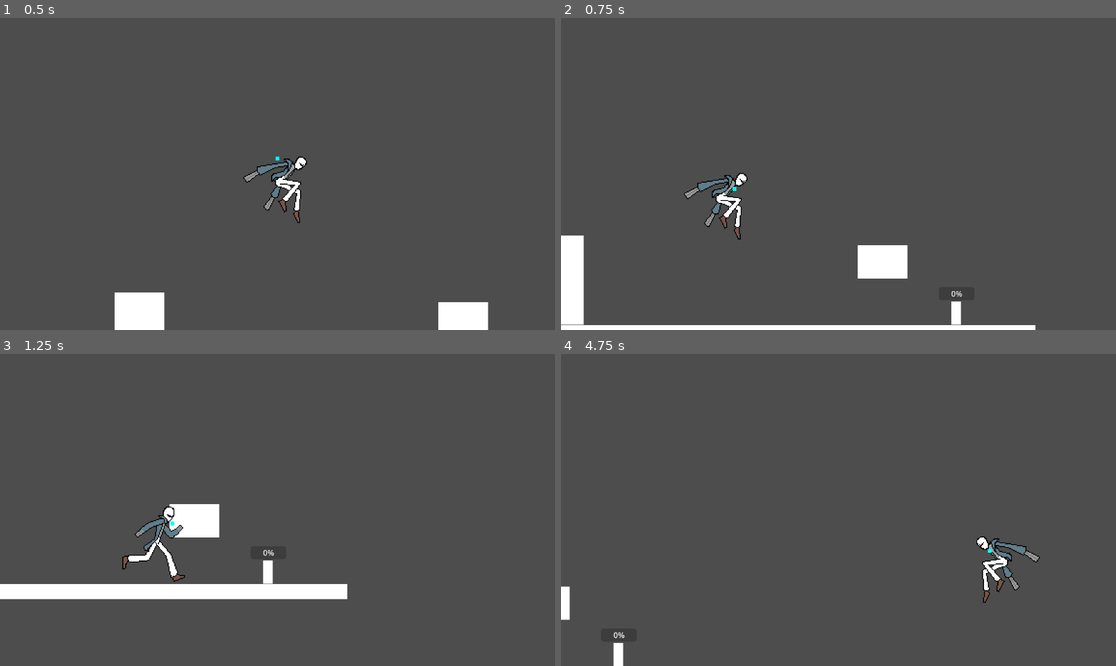
Above: before the commit, frames 1-4 (two rows, left to right).
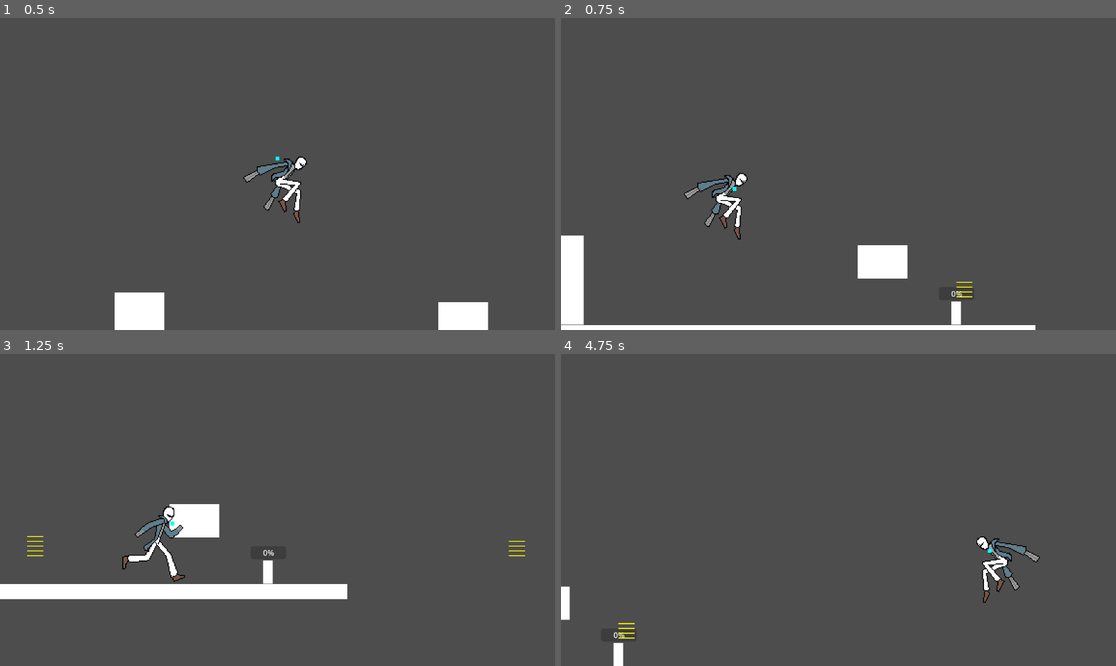
Above: after the commit, the same moments.

Repository: cruel-unusual-media/shotgun-hands
Game: Godot game, scene res://Levels/Playground/playground_player_test.tscn
Two runs of this game, one before a commit and one after it. Both use one fixed random seed, a clock stepped at 60 frames per second and the inputs below. This scene is started directly instead of the project's main scene.
Inputs (mouse positions are in pixels of both pictures, inside the frame that each line leads up to):
- Up to frame 1 (0.5 s): no input
- Up to frame 2 (0.75 s): move the mouse to (960, 158) at 0.52 s; hold D (move_right) from 0.53 s (still down); tap F (fire_melee) at 0.6 s
- Up to frame 3 (1.25 s): keep holding D (move_right); tap W (move_jump) at 0.77 s
- Up to frame 4 (4.75 s): move the mouse to (727, 525) at 1.27 s; click (727, 525) at 1.35 s; tap W (move_jump) at 1.52, 3.02, 3.77, 4.52 s; tap F (fire_melee) at 1.55, 2.1, 3.05, 3.8, 4.35 s; move the mouse to (894, 441) at 2.02 s; release D (move_right) at 2.03 s; hold A (move_left) 2.03-2.78 s; move the mouse to (810, 572) at 2.77 s; hold D (move_right) 2.78-4.28 s; right-click (810, 572) at 2.85 s; move the mouse to (1005, 556) at 3.52 s; hold S (move_crouch) 3.53-4.28 s; move the mouse to (672, 463) at 4.27 s; hold A (move_left) from 4.28 s (still down)

Frame 1 is identical in both runs. In frame 2, less than 0.1% of the frame differs, in the area x 71-75%, y 84-90%; in frame 3, less than 0.1%, in the area x 4-95%, y 58-65%; in frame 4, less than 0.1%.

Commit message:
Implemented bullet parrying
 - Bullets that are parried will reverse direction
 - Bullets that are parried will start to belong to the player
 - To hit low bullets, you need to crouch (honestly I think that crouching to do low attacks is good since that's how it works irl and in fighting games)
 - Hitslow effect applies when you parry a bullet
 - Yes, it's possible to parry your own bullets, and for some reason it doesn't reverse them so good on me

Diff:
--- a/Actors/Player/controller_component.gd
+++ b/Actors/Player/controller_component.gd
@@ -176,7 +176,7 @@
 
 	if Input.is_action_just_pressed("fire_melee") and can_melee:
 		melee_area.enable()
-		var tmr = get_tree().create_timer(0.1)
+		var tmr = get_tree().create_timer(0.3)
 		tmr.timeout.connect(melee_area.disable)
 		melee_timer.start()
 		can_melee = false
--- a/Ammos/ammo_types/ammo_generic.gd
+++ b/Ammos/ammo_types/ammo_generic.gd
@@ -32,6 +32,11 @@
 @export
 var max_ammo : int = -1
 @onready var ammo : int = max_ammo
+@export
+var autofire : bool = false
+@export
+var interval : float = 0.0
+var autofire_time : float = 0.0
 
 
 
@@ -43,7 +48,11 @@
 
 # Called every frame. 'delta' is the elapsed time since the previous frame.
 func _process(delta: float) -> void:
-	pass
+	if autofire:
+		autofire_time -= delta
+		if autofire_time <= 0:
+			autofire_time = interval
+			fire(0.0)
 
 # Shoots a projectile if possible and returns false if it can't
 func fire(dir : float) -> bool:
--- a/Ammos/projectiles/bullet_basic.gd
+++ b/Ammos/projectiles/bullet_basic.gd
@@ -31,6 +31,10 @@
 		elif col is AttackArea:
 			if col.can_parry:
 				col.on_parry()
+				collision_mask = col.collision_mask
+				bullet_ray.collision_mask = collision_mask
+				velocity = -velocity
+				return
 		queue_free()
 
 	position += velocity*delta
--- /dev/null
+++ b/Ammos/projectiles/evil_bullet.tscn
@@ -0,0 +1,20 @@
+[gd_scene load_steps=2 format=3 uid="uid://b8tt3w8s2qt1h"]
+
+[ext_resource type="Script" uid="uid://pia0hwsn6k73" path="res://Ammos/projectiles/bullet_basic.gd" id="1_ba005"]
+
+[node name="EvilBullet" type="Node2D"]
+script = ExtResource("1_ba005")
+damage_amount = 1
+velocity = Vector2(5000, 0)
+collision_mask = 13
+
+[node name="Polygon2D" type="Polygon2D" parent="."]
+scale = Vector2(2, 1)
+color = Color(1, 1, 0, 1)
+polygon = PackedVector2Array(0, -1, 1, -1, 1, 1, 0, 1)
+
+[node name="RayCast2D" type="RayCast2D" parent="."]
+target_position = Vector2(28, 0)
+collision_mask = 3
+hit_from_inside = true
+collide_with_areas = true
--- a/Levels/Playground/playground_player_test.tscn
+++ b/Levels/Playground/playground_player_test.tscn
@@ -1,8 +1,10 @@
-[gd_scene load_steps=10 format=3 uid="uid://bgpx38eqttxhg"]
+[gd_scene load_steps=12 format=3 uid="uid://bgpx38eqttxhg"]
 
 [ext_resource type="PackedScene" uid="uid://crs1vr2enasav" path="res://Actors/Player/player.tscn" id="1_ardo3"]
 [ext_resource type="PackedScene" uid="uid://dlqa1fyyky5xj" path="res://Actors/Shared/damagable_component.tscn" id="2_hkjpj"]
 [ext_resource type="PackedScene" uid="uid://dqdedq5ydc4p3" path="res://Actors/Shared/health_component.tscn" id="3_l25i5"]
+[ext_resource type="PackedScene" uid="uid://cv53sl1qoc2vs" path="res://Ammos/ammo_types/basic_ammo_type.tscn" id="4_l25i5"]
+[ext_resource type="PackedScene" uid="uid://b8tt3w8s2qt1h" path="res://Ammos/projectiles/evil_bullet.tscn" id="5_a80q8"]
 
 [sub_resource type="PhysicsMaterial" id="PhysicsMaterial_ardo3"]
 
@@ -92,3 +94,10 @@
 offset_top = -78.0
 offset_right = 38.0
 offset_bottom = -51.0
+
+[node name="BasicAmmoType" parent="." instance=ExtResource("4_l25i5")]
+position = Vector2(254, 570)
+projectile_type = ExtResource("5_a80q8")
+bullet_count = 5
+autofire = true
+interval = 1.0
